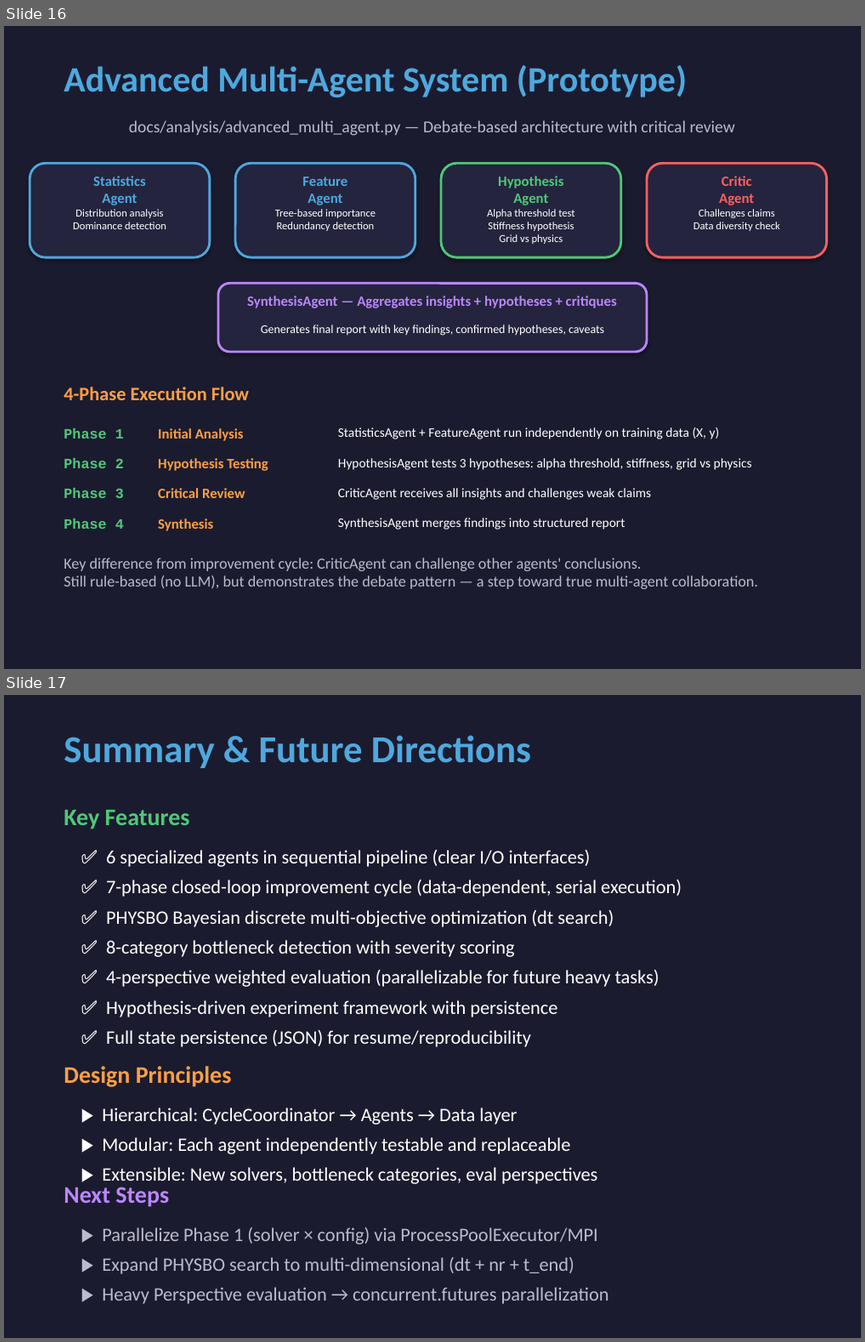
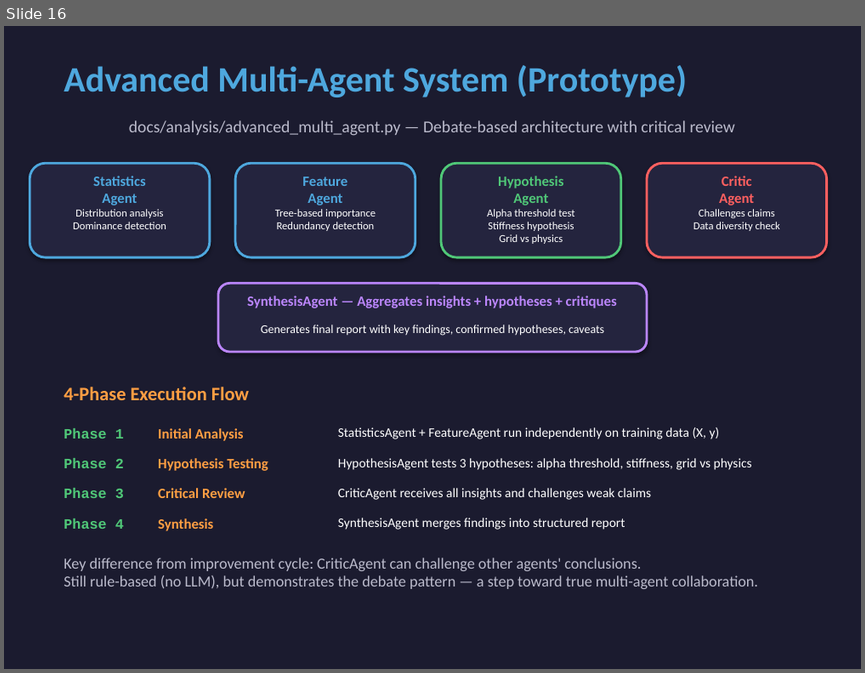
Before and after one commit to k-yoshimi/fusion-heat-transport-ai, a slide deck: docs/improvement_cycle_slides.pptx. Shown one above the other, each under a label of ours: slides 16 and 17 before the commit, slide 16 after it. The pictures are 865x1342 and 865x673 pixels, drawn with LibreOffice and Linux fonts; fonts in the diff are those of the drawing. Boxes give left, top, right and bottom in pixels: in the first picture for what was removed or moved away, otherwise in the second. Text is boxed around its words. In the diff, an @@ line names an element or a change of style, - is before the commit and + after.

```diff
--- a/docs/improvement_cycle_slides.pptx
+++ b/docs/improvement_cycle_slides.pptx
@@ slide 17 removed at <box>4,695,861,1338</box>, background #1B1B2F @@
@@ text removed at <box>64,735,531,768</box> @@
-Summary & Future Directions
@@ text removed at <box>64,810,190,829</box> @@
-Key Features
@@ text removed at <box>106,850,681,1047</box> @@
-✅ 6 specialized agents in sequential pipeline (clear I/O interfaces)
-✅ 7-phase closed-loop improvement cycle (data-dependent, serial execution)
-✅ PHYSBO Bayesian discrete multi-objective optimization (dt search)
-✅ 8-category bottleneck detection with severity scoring
-✅ 4-perspective weighted evaluation (parallelizable for future heavy tasks)
-✅ Hypothesis-driven experiment framework with persistence
-✅ Full state persistence (JSON) for resume/reproducibility
@@ text removed at <box>64,1066,232,1087</box> @@
-Design Principles
@@ text removed at <box>102,1107,597,1184</box> @@
-▶ Hierarchical: CycleCoordinator → Agents → Data layer
-▶ Modular: Each agent independently testable and replaceable
-▶ Extensible: New solvers, bottleneck categories, eval perspectives
@@ text removed at <box>64,1186,169,1207</box> @@
-Next Steps
@@ text removed at <box>102,1227,609,1304</box> @@
-▶ Parallelize Phase 1 (solver × config) via ProcessPoolExecutor/MPI
-▶ Expand PHYSBO search to multi-dimensional (dt + nr + t_end)
-▶ Heavy Perspective evaluation → concurrent.futures parallelization
```
Also in this commit, not shown: 1 slide changed, 3 slides added, 2 other files.
